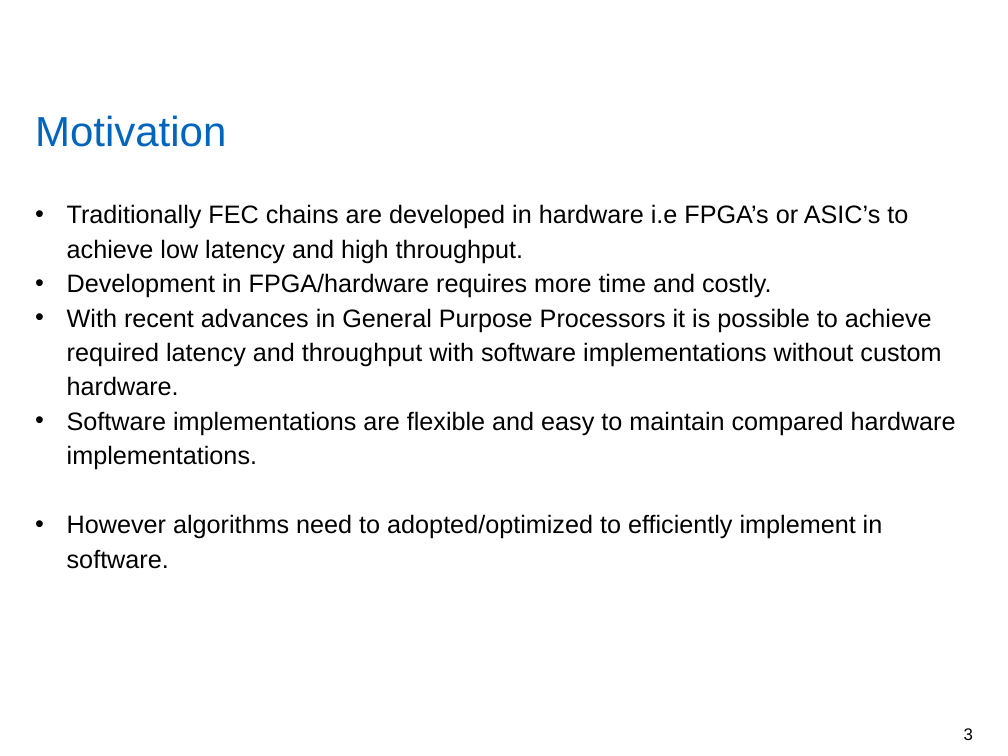
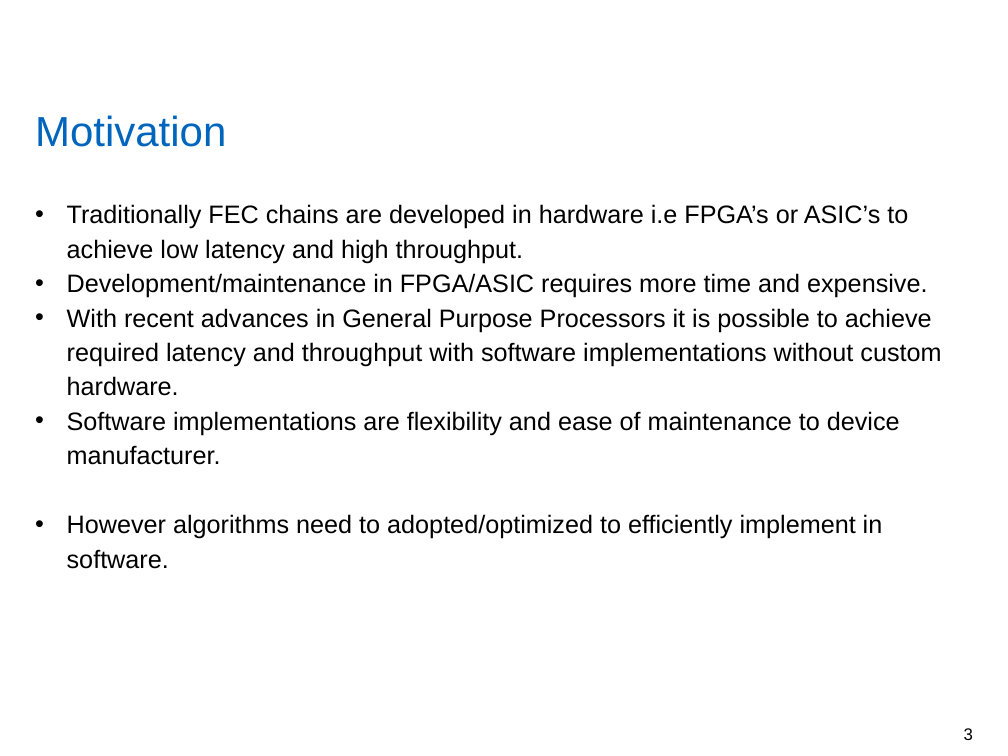
Before and after one commit to yadhu1961/thesis_5GPolorCodes, a slide deck: slide 3 of final_presentation/finalPpt.pptx. Drawn at 1008x756 pixels with LibreOffice and Linux fonts; fonts in the diff are those of the drawing; background and template pictures are left out. Boxes give left, top, right and bottom in pixels: in the first picture for what was removed or moved away, otherwise in the second. Text is boxed around its words. In the diff, an @@ line names an element or a change of style, - is before the commit and + after.

Commit message:
Updated final ppt

```diff
--- a/final_presentation/finalPpt.pptx
+++ b/final_presentation/finalPpt.pptx
@@ text at [67,273,927,298]: text changed @@
-• Development in FPGA/hardware requires more time and costly.
+• Development/maintenance in FPGA/ASIC requires more time and expensive.
@@ text at [67,411,900,465]: text changed @@
-• Software implementations are flexible and easy to maintain compared hardware implementations.
+• Software implementations are flexibility and ease of maintenance to device manufacturer.
```
Also in this commit, not shown: 3 other slides changed, 2 slides added.
